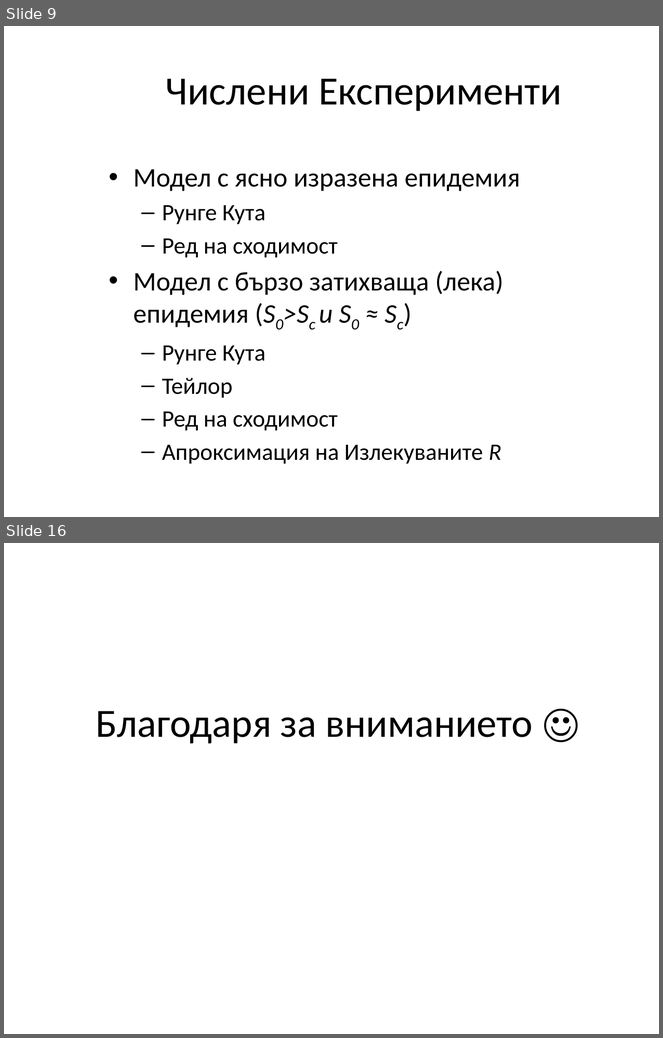
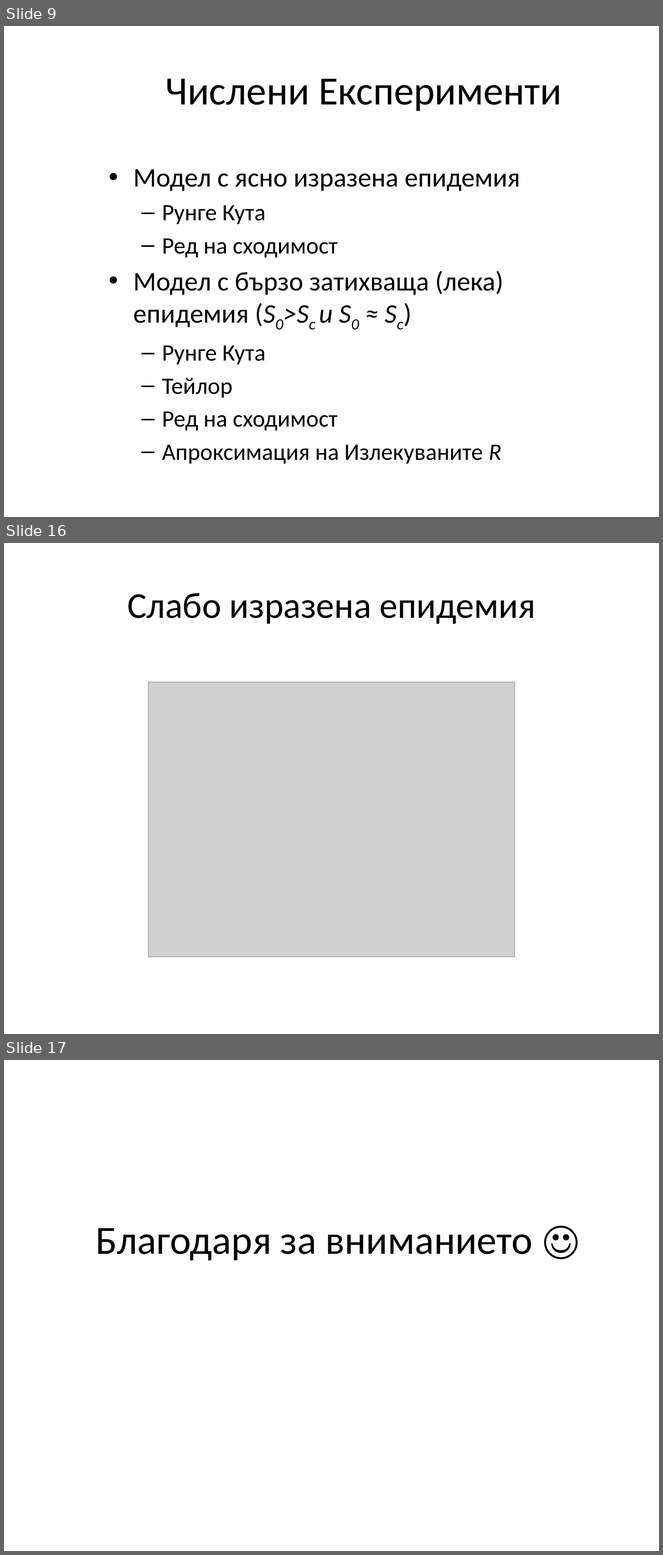
Before and after one commit to CloakMe/Boussinesq, a slide deck: SIRModels/SIRModels.pptx. Shown one above the other, each under a label of ours: slides 9 and 16 before the commit, slides 9, 16 and 17 after it; the slides between them are not shown. The pictures are 663x1038 and 663x1555 pixels, drawn with LibreOffice and Linux fonts; fonts in the diff are those of the drawing; grey boxes stand for pictures. Boxes give left, top, right and bottom in pixels: in the first picture for what was removed or moved away, otherwise in the second. Text is boxed around its words. In the diff, an @@ line names an element or a change of style, - is before the commit and + after.

```diff
--- a/SIRModels/SIRModels.pptx
+++ b/SIRModels/SIRModels.pptx
@@ slide 16 added at box(4, 543, 659, 1034), background #FFFFFF @@
@@ title added at box(127, 593, 535, 624), 40 pt, text #000000 @@
+Слабо изразена епидемия
@@ picture added at box(148, 682, 515, 957) @@
@@ what was slide 16 is now slide 17 @@
```
Also in this commit, not shown: 1 slide changed, 6 other slides added, 6 slides removed.
